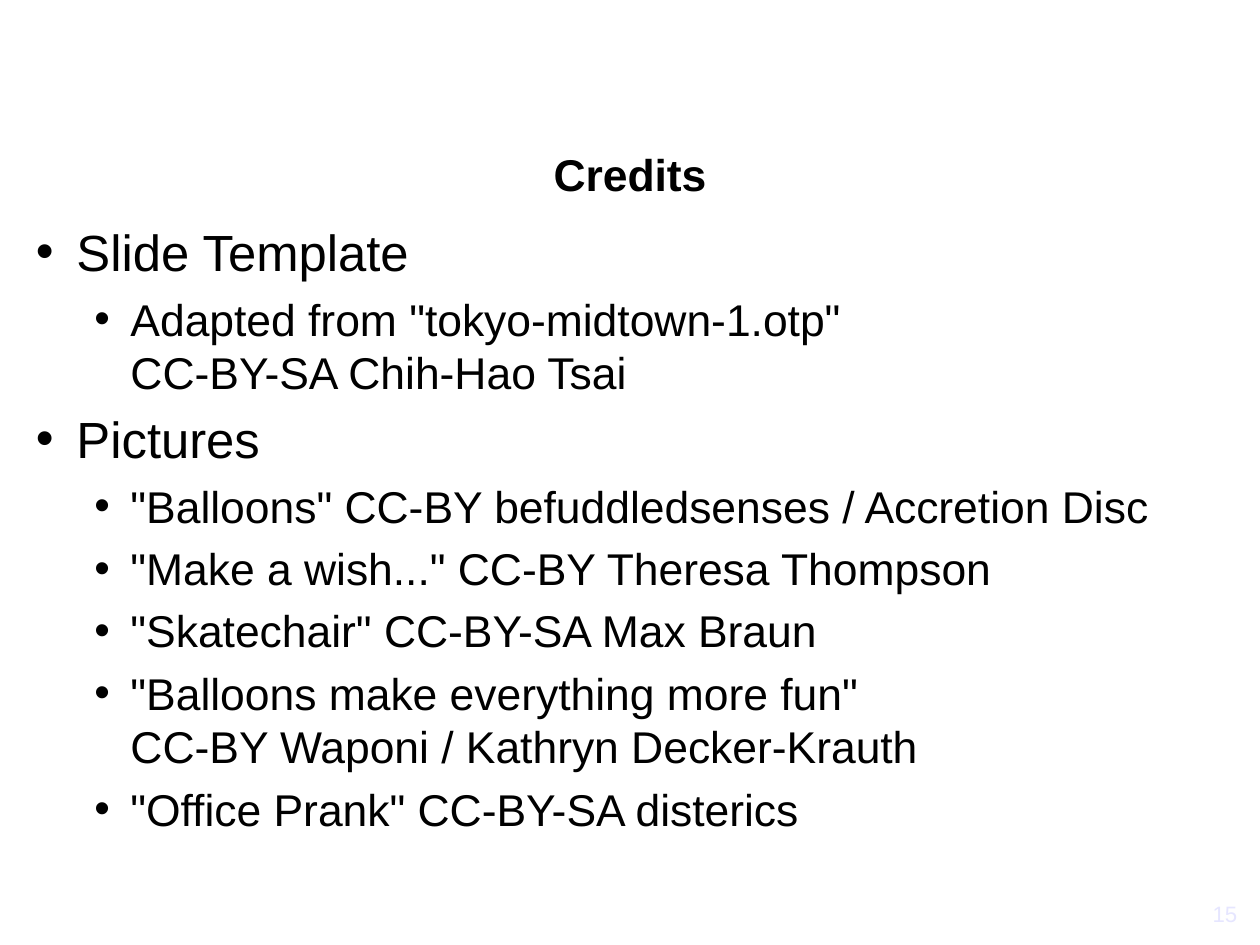
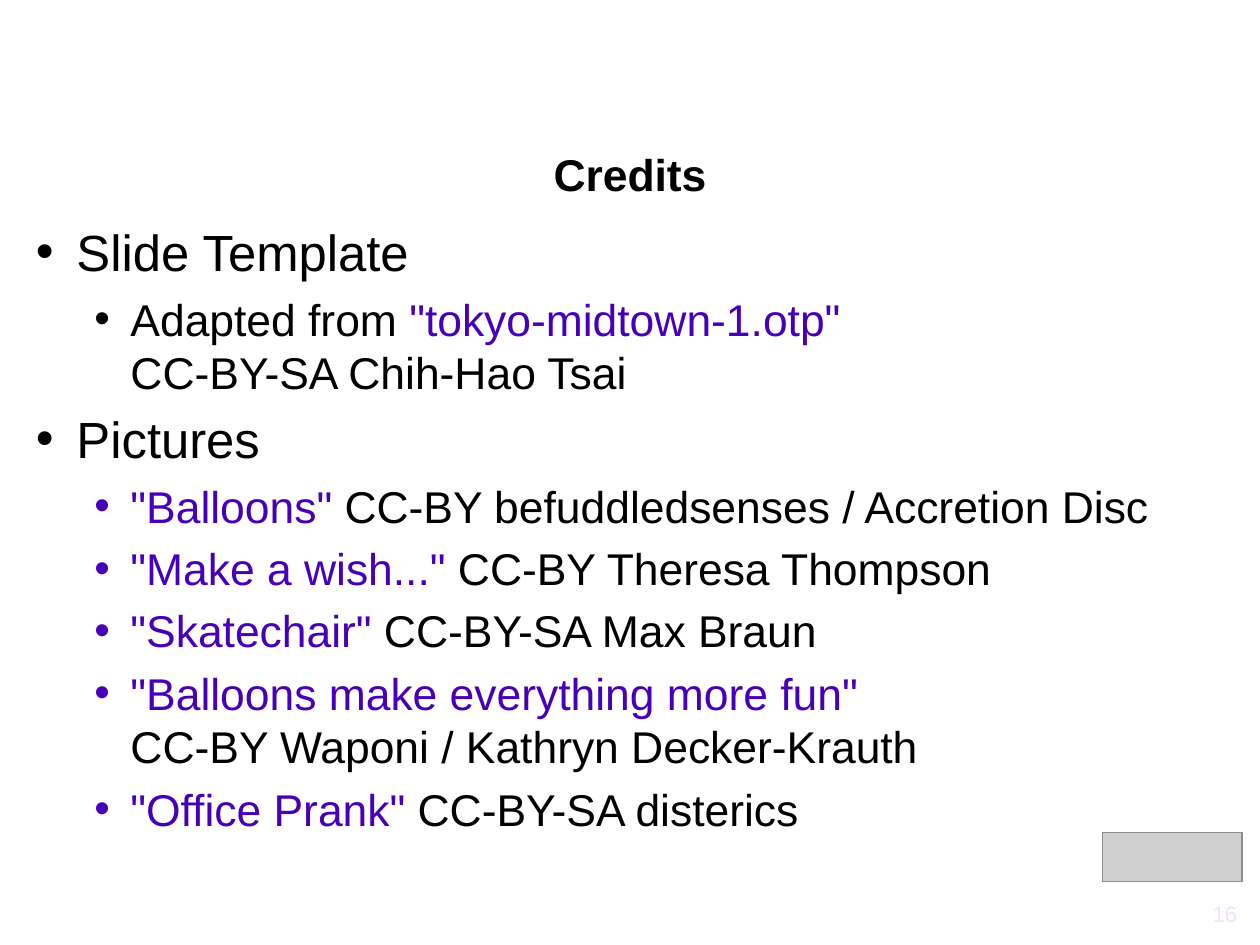
Before and after one commit to eric-brechemier/introduction_to_lb_js_scalableApp, a slide deck: slide 16 of introduction_to_lb_js_scalableApp.odp (slide 15 before the commit). Drawn at 1260x945 pixels with LibreOffice and Linux fonts; fonts in the diff are those of the drawing; grey boxes stand for pictures; background and template pictures are left out. Boxes give left, top, right and bottom in pixels: in the first picture for what was removed or moved away, otherwise in the second. Text is boxed around its words. In the diff, an @@ line names an element or a change of style, - is before the commit and + after.

```diff
--- a/introduction_to_lb_js_scalableApp.odp
+++ b/introduction_to_lb_js_scalableApp.odp
@@ text at (130,303,1148,827): text colour #000000 to #4700B8 in ""tokyo-midtown-1.otp"", ""Balloons"", ""Make a wish..."", ""Skatechair"" and 2 more places @@
@@ picture added at (1103,832,1243,882) @@
```
Also in this commit, not shown: 3 other slides changed, 1 slide added.
